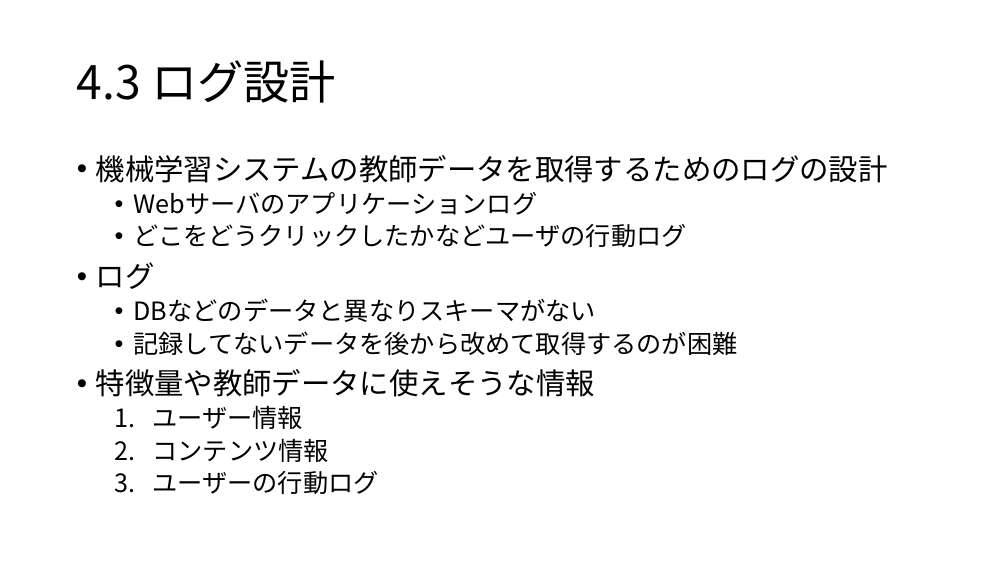
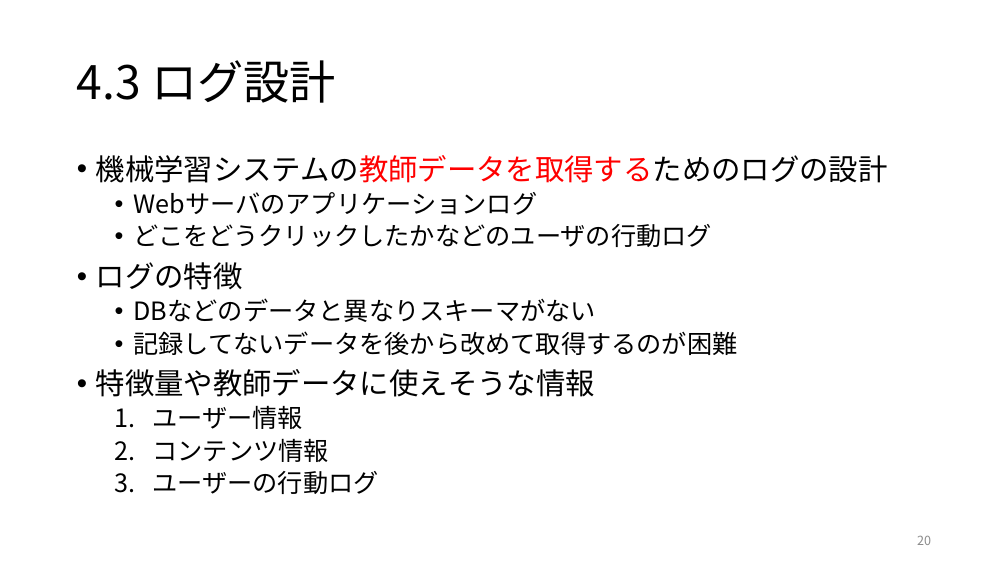
Before and after one commit to ryosuke-ku/Rinko, a slide deck: slide 20 of 仕事ではじめる機械学習第4章.pptx. Drawn at 1008x567 pixels with LibreOffice and Linux fonts; fonts in the diff are those of the drawing. Boxes give left, top, right and bottom in pixels: in the first picture for what was removed or moved away, otherwise in the second. Text is boxed around its words. In the diff, an @@ line names an element or a change of style, - is before the commit and + after.

Commit message:
add 仕事で始める機械学習第4章を編集しました

```diff
--- a/仕事ではじめる機械学習第4章.pptx
+++ b/仕事ではじめる機械学習第4章.pptx
@@ text at box(96, 155, 888, 183): text colour #000000 to #FF0000 in "機械学習システムの教師データを取得するためのログの設計" @@
@@ text at box(96, 224, 712, 290): text changed @@
-  • どこをどうクリックしたかなどユーザの行動ログ
-• ログ
+  • どこをどうクリックしたかなどのユーザの行動ログ
+• ログの特徴
@@ page number added at box(917, 536, 931, 545), 12 pt, text #8C8C8C @@
+20
```
Also in this commit, not shown: 22 other slides changed, 5 slides added, 1 other file.
